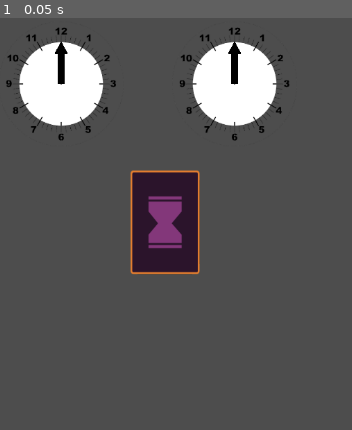
Above: before the commit, frame 1.
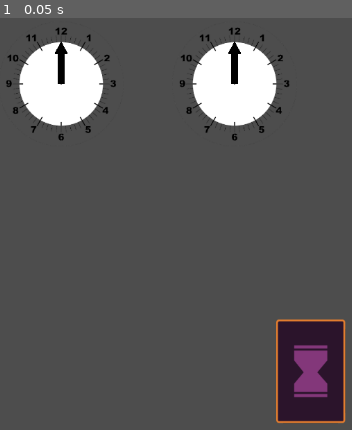
Above: after the commit, the same moment.

Repository: jaoc1811/card-game-jam
Game: Godot game, scene res://scenes/game.tscn
Same seed, same stepped clock (60 frames per second), same inputs: the game is played once before the commit and once after it. The engine's default icon, where the game draws it, is replaced by a stand-in: a white triangle on a blue panel in a dark square.
Inputs:
- Up to frame 1 (0.05 s): no input

The runs differ from the first frame. In frame 1, 10% of the frame differs, in the area x 36-99%, y 36-99%.
Error in both runs: Out of bounds get index '0' (on base: 'Array[Node]') (res://scripts/game_manager.gd:129)

Commit message:
feat: changed deck position

Diff:
--- a/scenes/game.tscn
+++ b/scenes/game.tscn
@@ -82,7 +82,7 @@
 zoom = Vector2(5, 5)
 
 [node name="Deck" type="Node2D" parent="."]
-position = Vector2(55, 0)
+position = Vector2(97, 43)
 
 [node name="Card" parent="Deck" instance=ExtResource("3_dlhyx")]
 z_index = -1
